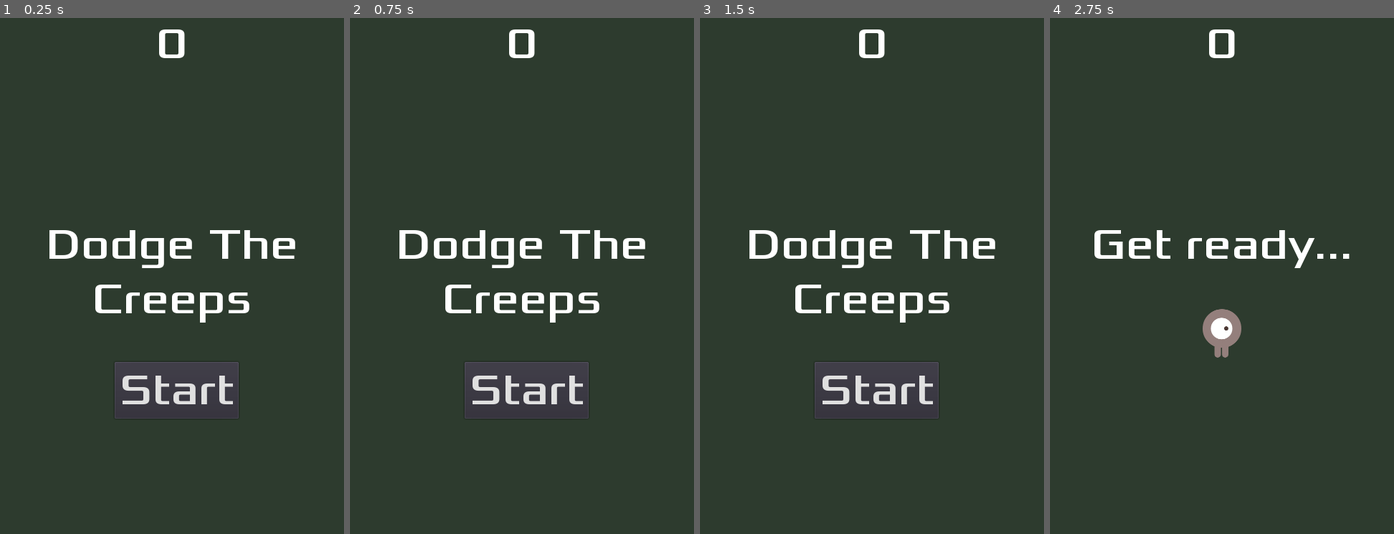
Above: before the commit, frames 1-4 (left to right).
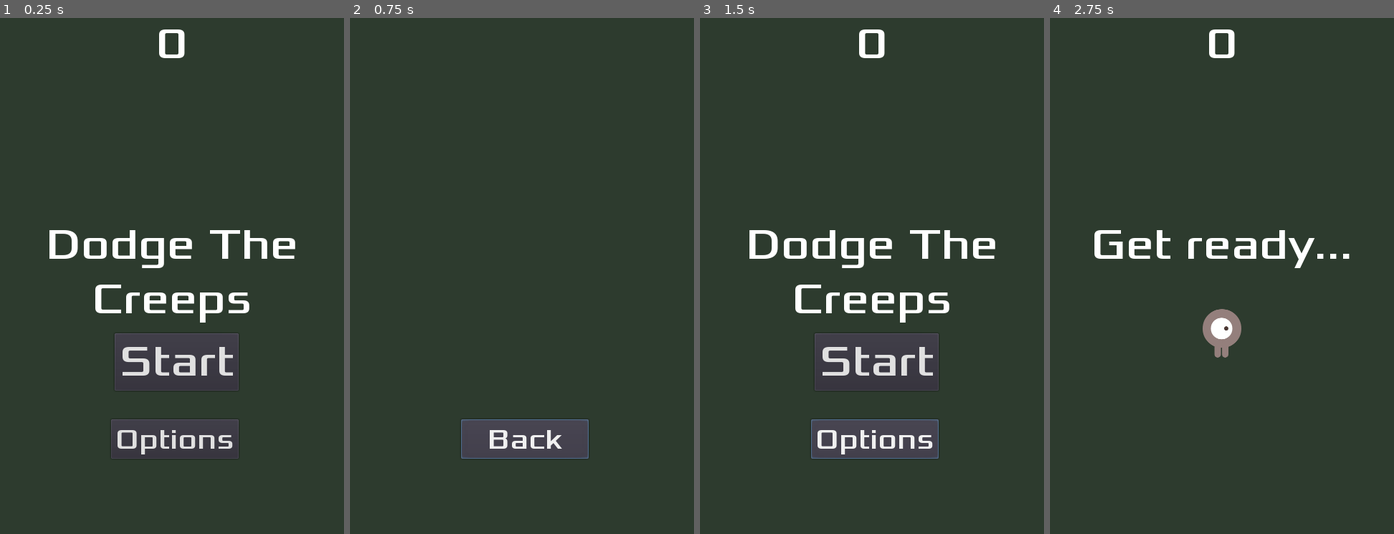
Above: after the commit, the same moments.

Repository: OnyJ/dodge_the_creeps
Game: Godot game, scene res://Main.tscn
Same seed, same stepped clock (60 frames per second), same inputs: the game is played once before the commit and once after it.
Inputs (mouse positions are in pixels of both pictures, inside the frame that each line leads up to):
- Up to frame 1 (0.25 s): no input
- Up to frame 2 (0.75 s): click (525, 441) at 0.5 s, where only the run after the commit has a clickable "Options"
- Up to frame 3 (1.5 s): click (875, 441) at 1.25 s, where only the run after the commit has a clickable "Back"
- Up to frame 4 (2.75 s): click "Start" at 2 s

The runs differ from the first frame. In frame 1, 4.1% of the frame differs, in the area x 32-70%, y 61-86%; in frame 2, 7.5%, in the area x 14-86%, y 2-86%; in frame 3, 5.6%; in frame 4, nothing differs.

Commit message:
options button functionnal

Diff:
--- a/HUD.gd
+++ b/HUD.gd
@@ -2,6 +2,7 @@
 # HUD means Head-up display
 
 signal start_game
+signal options
 
 
 func update_score(score):
@@ -20,13 +21,52 @@
 	$MessageLabel.text = "Dodge The Creeps"
 	$MessageLabel.show()
 	yield(get_tree().create_timer(1.0), "timeout")
-	$Button.show()
+	$StartButton.show()
+	$OptionsButton.show()
 
 
-func _on_Button_pressed():
-	$Button.hide()
+func _on_StartButton_pressed():
+	$StartButton.hide()
+	$OptionsButton.hide()
 	emit_signal("start_game")
 
 
 func _on_MessageTimer_timeout():
 	$MessageLabel.hide()
+
+
+# Options Button
+
+func show_options():
+	# show Controls
+	# -> move, start/pause, mute
+	# show SelectDifficulty (1/2/3)
+	# show BackButton
+	pass
+
+func show_start_menu():
+	$ScoreLabel.show()
+	$MessageLabel.show()
+	$StartButton.show()
+
+
+func hide_start_menu():
+	# hide messages and buttons
+	$ScoreLabel.hide()
+	$MessageLabel.hide()
+	$StartButton.hide()
+	pass
+
+
+func switch_options_view():
+	if $OptionsButton.text == "Options":
+		hide_start_menu()
+		$OptionsButton.text = "Back"
+
+	elif $OptionsButton.text == "Back":
+		show_start_menu()
+		$OptionsButton.text = "Options"
+
+
+func _on_OptionsButton_pressed():
+	switch_options_view()
--- a/HUD.tscn
+++ b/HUD.tscn
@@ -1,10 +1,14 @@
-[gd_scene load_steps=4 format=2]
+[gd_scene load_steps=5 format=2]
 
 [ext_resource path="res://fonts/xolonium-regular.ttf" type="DynamicFontData" id=1]
 [ext_resource path="res://HUD.gd" type="Script" id=2]
 
 [sub_resource type="DynamicFont" id=1]
 size = 60
+font_data = ExtResource( 1 )
+
+[sub_resource type="DynamicFont" id=2]
+size = 40
 font_data = ExtResource( 1 )
 
 [node name="HUD" type="CanvasLayer"]
@@ -40,15 +44,15 @@
 "_edit_use_anchors_": false
 }
 
-[node name="Button" type="Button" parent="."]
+[node name="StartButton" type="Button" parent="."]
 anchor_left = 0.5
-anchor_top = 0.5
+anchor_top = 0.667
 anchor_right = 0.5
-anchor_bottom = 0.5
+anchor_bottom = 0.667
 margin_left = -80.0
-margin_top = 120.0
+margin_top = -40.2401
 margin_right = 93.0
-margin_bottom = 199.0
+margin_bottom = 39.7599
 custom_fonts/font = SubResource( 1 )
 text = "Start"
 __meta__ = {
@@ -58,5 +62,21 @@
 [node name="MessageTimer" type="Timer" parent="."]
 wait_time = 2.0
 one_shot = true
-[connection signal="pressed" from="Button" to="." method="_on_Button_pressed"]
+
+[node name="OptionsButton" type="Button" parent="."]
+anchor_left = 0.5
+anchor_top = 0.816
+anchor_right = 0.5
+anchor_bottom = 0.816
+margin_left = -85.0
+margin_top = -27.52
+margin_right = 93.0
+margin_bottom = 27.48
+custom_fonts/font = SubResource( 2 )
+text = "Options"
+__meta__ = {
+"_edit_use_anchors_": false
+}
+[connection signal="pressed" from="StartButton" to="." method="_on_StartButton_pressed"]
 [connection signal="timeout" from="MessageTimer" to="." method="_on_MessageTimer_timeout"]
+[connection signal="pressed" from="OptionsButton" to="." method="_on_OptionsButton_pressed"]
